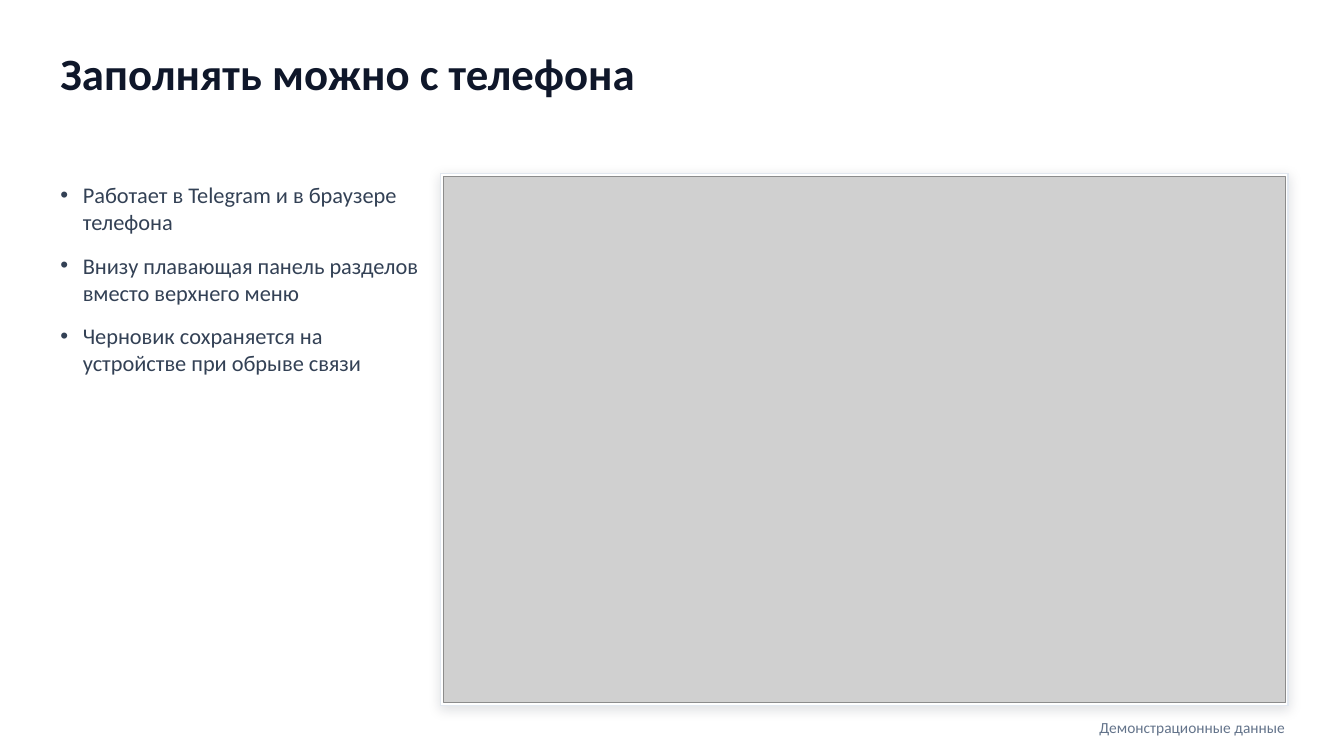
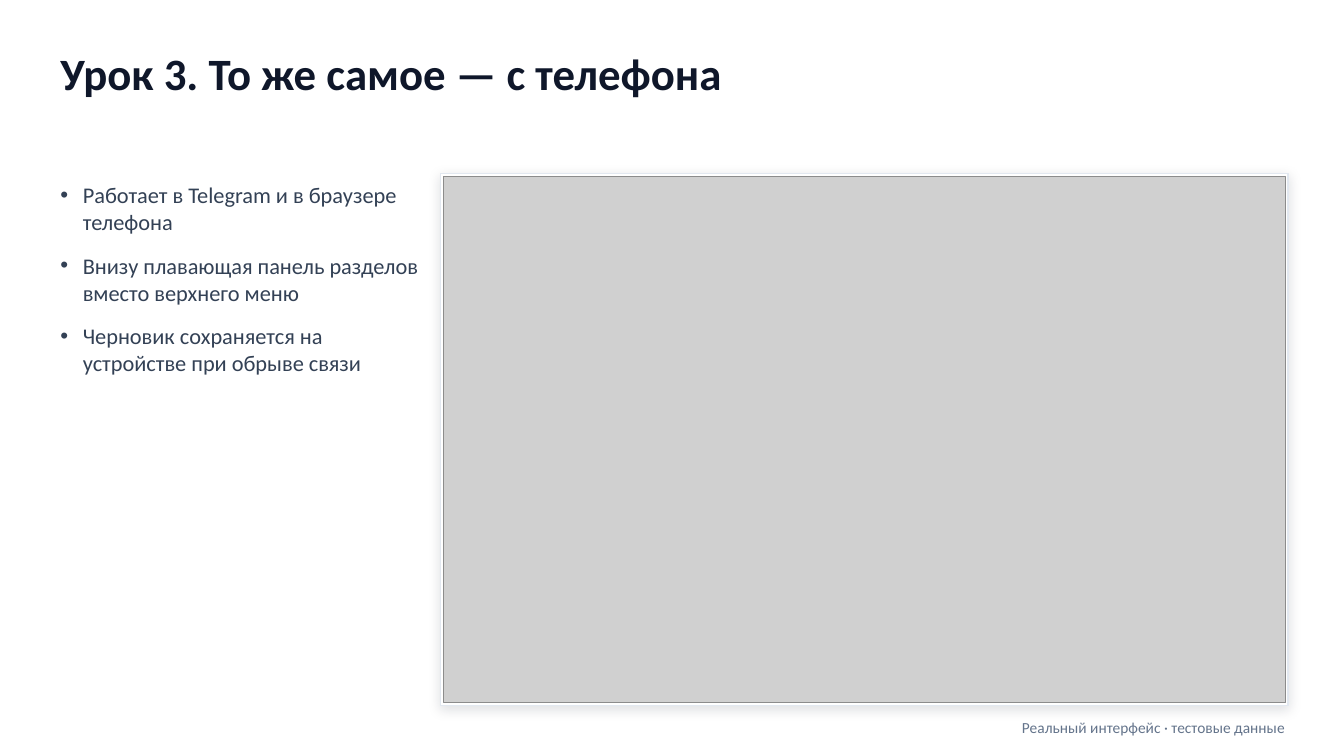
Before and after one commit to Muzaffarkhon/farovon-market-analysis, a slide deck: slide 4 of docs/presentation/exports/Farovon_instruktsiya_zapolnenie.pptx. Drawn at 1344x756 pixels with LibreOffice and Linux fonts; fonts in the diff are those of the drawing; grey boxes stand for pictures. Boxes give left, top, right and bottom in pixels: in the first picture for what was removed or moved away, otherwise in the second. Text is boxed around its words. In the diff, an @@ line names an element or a change of style, - is before the commit and + after.

```diff
--- a/docs/presentation/exports/Farovon_instruktsiya_zapolnenie.pptx
+++ b/docs/presentation/exports/Farovon_instruktsiya_zapolnenie.pptx
@@ text at <box>60,59,721,98</box>: text changed @@
-Заполнять можно с телефона
+Урок 3. То же самое — с телефона
@@ text at <box>1022,722,1284,736</box>: text changed @@
-Демонстрационные данные
+Реальный интерфейс · тестовые данные
```
Also in this commit, not shown: 3 other slides changed, 1 other file.
